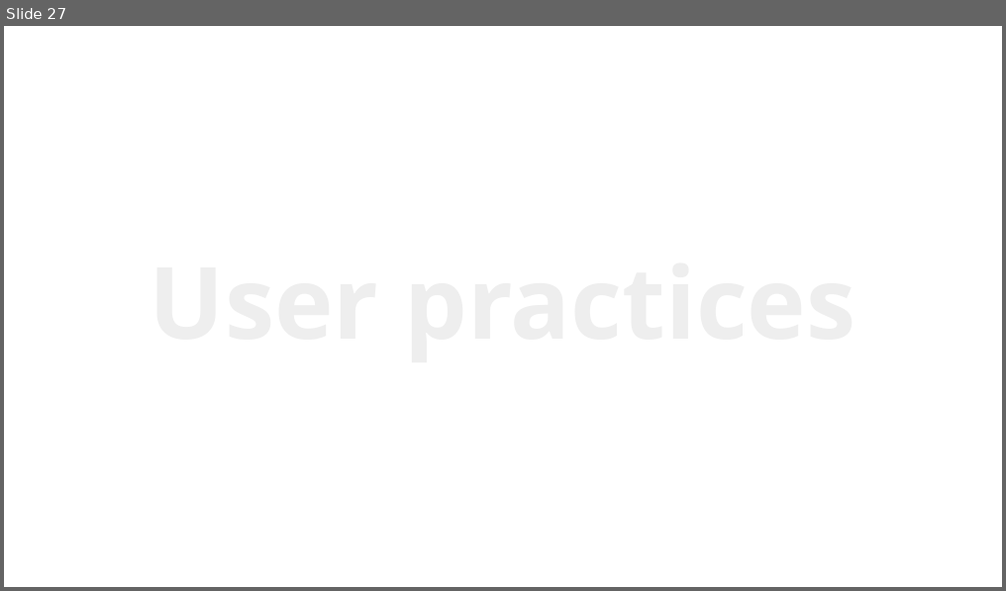
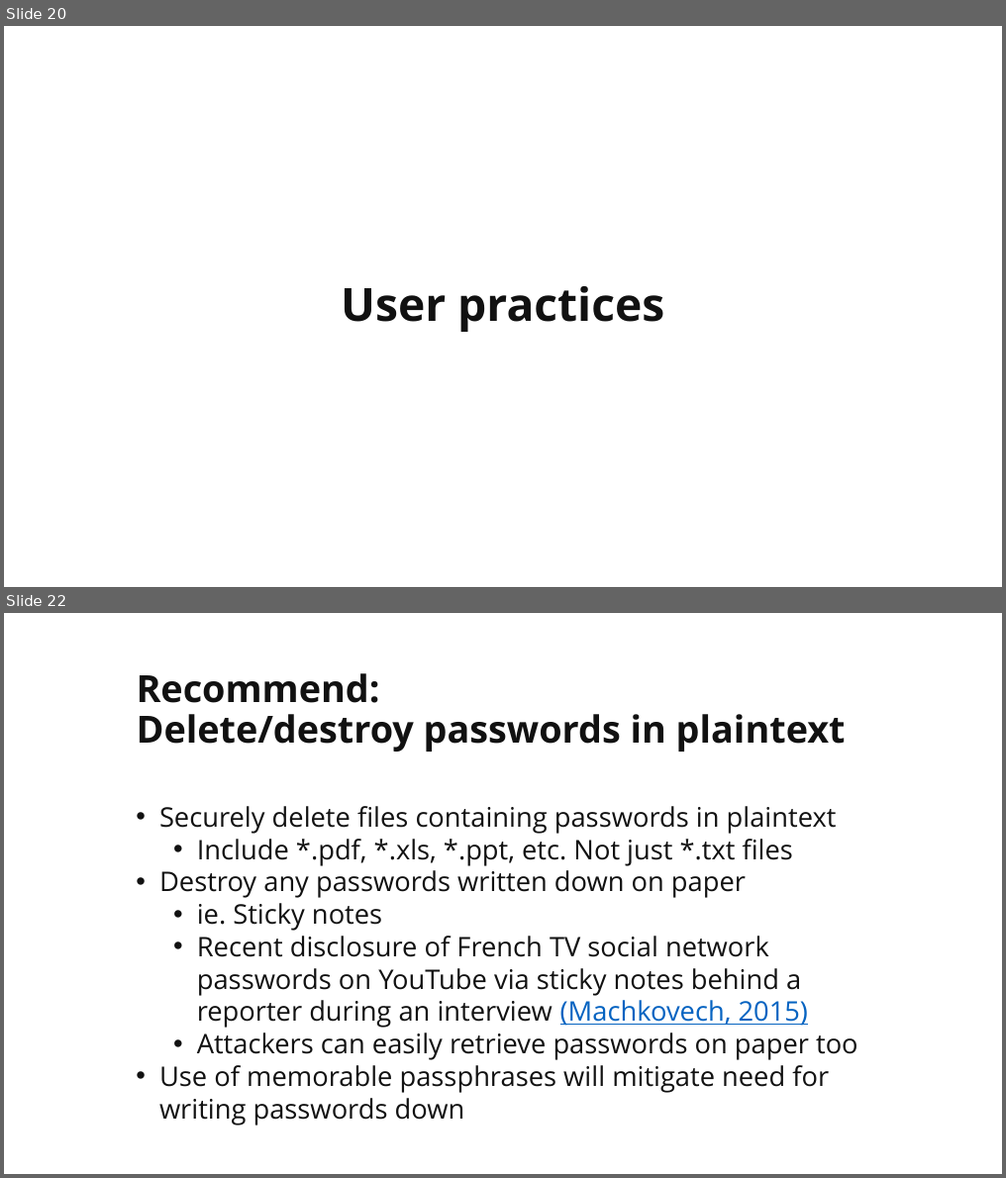
Before and after one commit to martymcflywa/ecu, a slide deck: year_1/sem_2/CSI1101_computer_security/0b_assignment_2_[22MAY15_0900]/dev/CSI1101_PONCE_A2_v02.pptx. Shown one above the other, each under a label of ours: slide 27 before the commit, slides 20 and 22 after it; the slides between them are not shown. The pictures are 1006x591 and 1006x1178 pixels, drawn with LibreOffice and Linux fonts; fonts in the diff are those of the drawing. Boxes give left, top, right and bottom in pixels: in the first picture for what was removed or moved away, otherwise in the second. Text is boxed around its words. In the diff, an @@ line names an element or a change of style, - is before the commit and + after.

```diff
--- a/year_1/sem_2/CSI1101_computer_security/0b_assignment_2_[22MAY15_0900]/dev/CSI1101_PONCE_A2_v02.pptx
+++ b/year_1/sem_2/CSI1101_computer_security/0b_assignment_2_[22MAY15_0900]/dev/CSI1101_PONCE_A2_v02.pptx
@@ slide 22 added at <box>4,613,1002,1174</box>, background #FFFFFF @@
@@ title added at <box>137,673,846,752</box>, 36 pt, text #111111, bold @@
+Recommend:
+Delete/destroy passwords in plaintext
@@ text added at <box>159,806,858,1126</box>, 26 pt, text #111111 @@
+• Securely delete files containing passwords in plaintext
+  • Include *.pdf, *.xls, *.ppt, etc. Not just *.txt files
+• Destroy any passwords written down on paper
+  • ie. Sticky notes
+  • Recent disclosure of French TV social network passwords on YouTube via sticky notes behind a reporter during an interview (Machkovech, 2015)
+  • Attackers can easily retrieve passwords on paper too
+• Use of memorable passphrases will mitigate need for writing passwords down
@@ what was slide 27 is now slide 20 @@
@@ slide 20 changed as well @@
@@ title added at <box>341,286,664,332</box>, 44 pt, text #111111, bold @@
+User practices
```
Also in this commit, not shown: 17 other slides changed, 18 other slides added, 47 slides removed, 1 other file.
